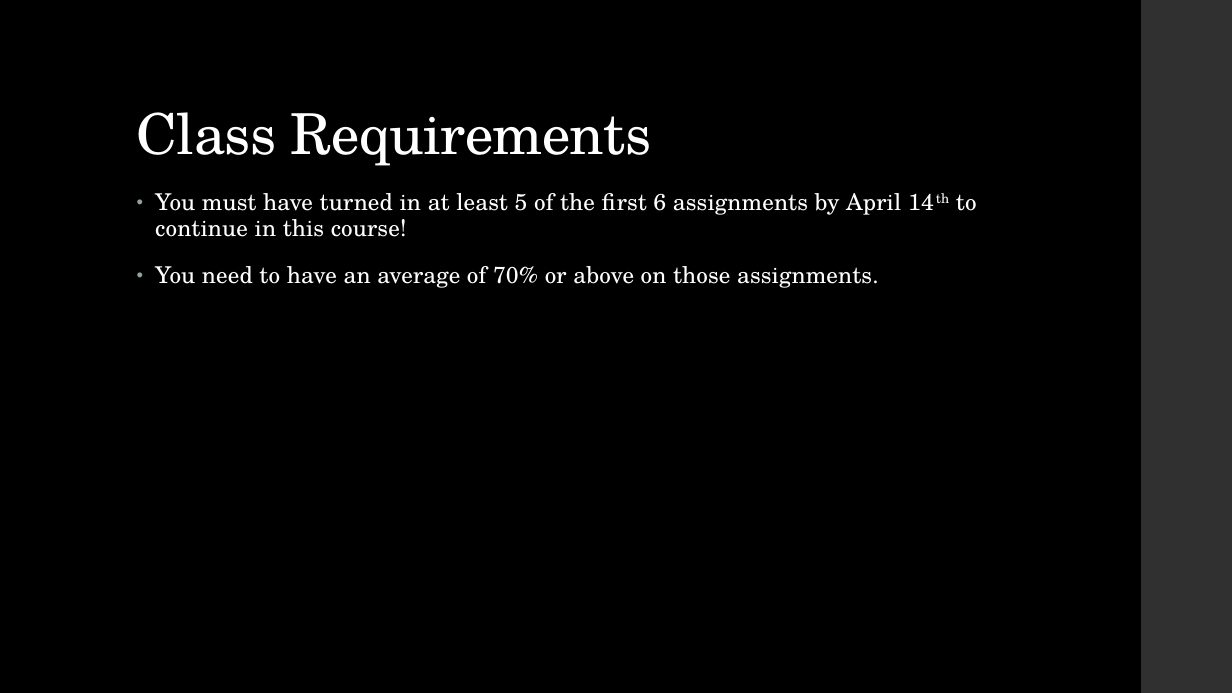
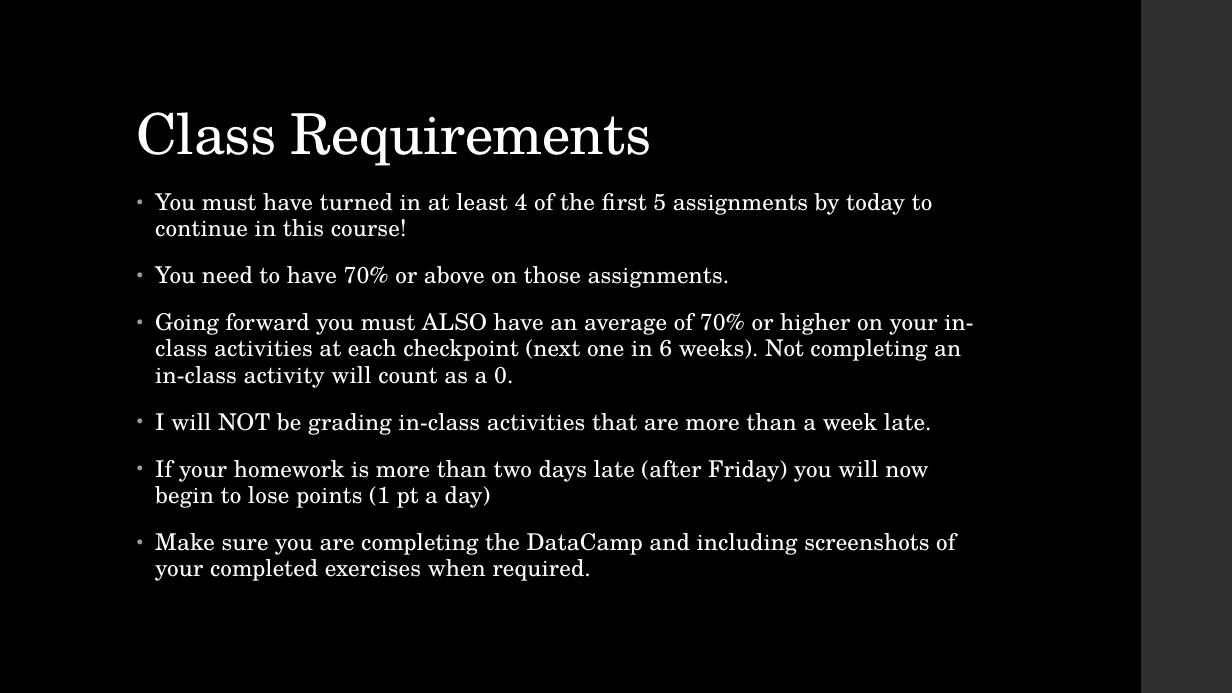
Before and after one commit to LaunchCoderGirlSTL/Data-Science-Assignments, a slide deck: slide 4 of course_material/week_06/week_06_presentation.pptx. Drawn at 1232x693 pixels with LibreOffice and Linux fonts; fonts in the diff are those of the drawing. Boxes give left, top, right and bottom in pixels: in the first picture for what was removed or moved away, otherwise in the second. Text is boxed around its words. In the diff, an @@ line names an element or a change of style, - is before the commit and + after.

Commit message:
week 7

```diff
--- a/course_material/week_06/week_06_presentation.pptx
+++ b/course_material/week_06/week_06_presentation.pptx
@@ text at (155, 193, 973, 581): text changed @@
-• You must have turned in at least 5 of the first 6 assignments by April 14th to continue in this course!
-• You need to have an average of 70% or above on those assignments.
+• You must have turned in at least 4 of the first 5 assignments by today to continue in this course!
+• You need to have 70% or above on those assignments.
+• Going forward you must ALSO have an average of 70% or higher on your in-class activities at each checkpoint (next one in 6 weeks). Not completing an in-class activity will count as a 0.
+• I will NOT be grading in-class activities that are more than a week late.
+• If your homework is more than two days late (after Friday) you will now begin to lose points (1 pt a day)
+• Make sure you are completing the DataCamp and including screenshots of your completed exercises when required.
```
Also in this commit, not shown: 2 other slides changed, 2 slides added, 4 other files.
